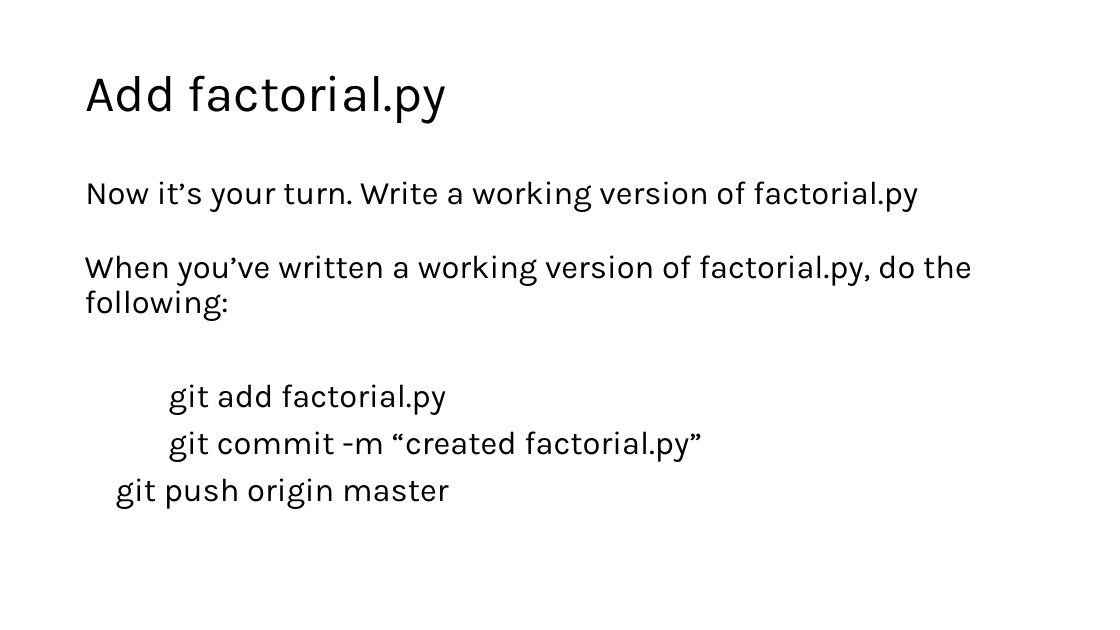
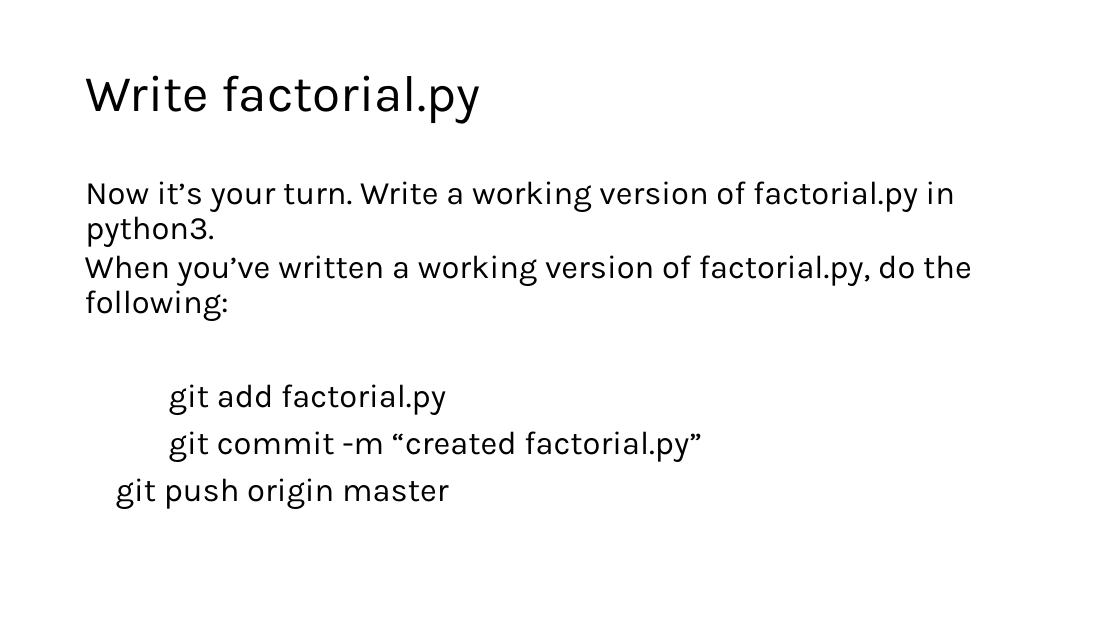
Before and after one commit to theycallmemac/talks, a slide deck: slide 26 of Git/Intro-To-Git/Git.pptx (slide 25 before the commit). Drawn at 1120x630 pixels with LibreOffice and Linux fonts; fonts in the diff are those of the drawing; background and template pictures are left out. Boxes give left, top, right and bottom in pixels: in the first picture for what was removed or moved away, otherwise in the second. Text is boxed around its words. In the diff, an @@ line names an element or a change of style, - is before the commit and + after.

```diff
--- a/Git/Intro-To-Git/Git.pptx
+++ b/Git/Intro-To-Git/Git.pptx
@@ title at (85,75,480,123): text changed @@
-Add factorial.py
+Write factorial.py
@@ text at (85,181,955,247): text changed @@
-Now it’s your turn. Write a working version of factorial.py
+Now it’s your turn. Write a working version of factorial.py in python3.
```
Also in this commit, not shown: 11 other slides changed, 4 slides added, 2 slides removed, 10 other files.
